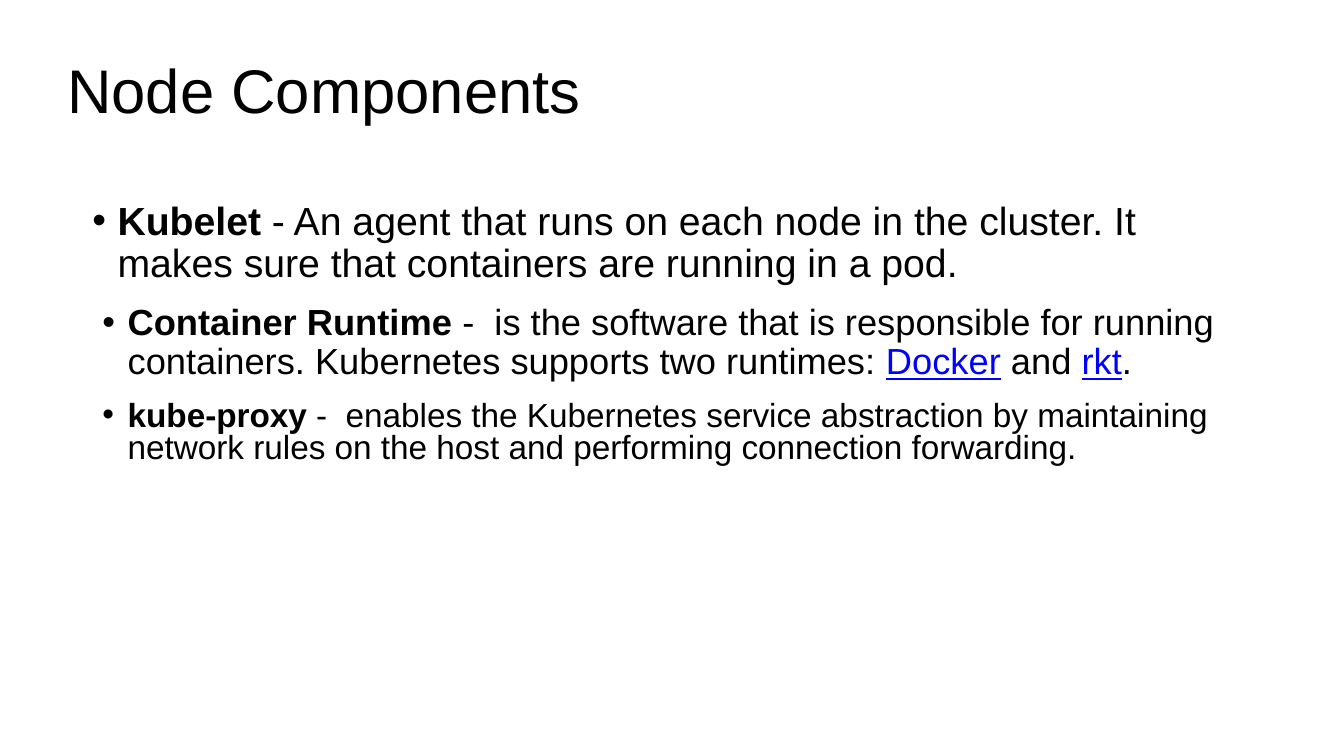
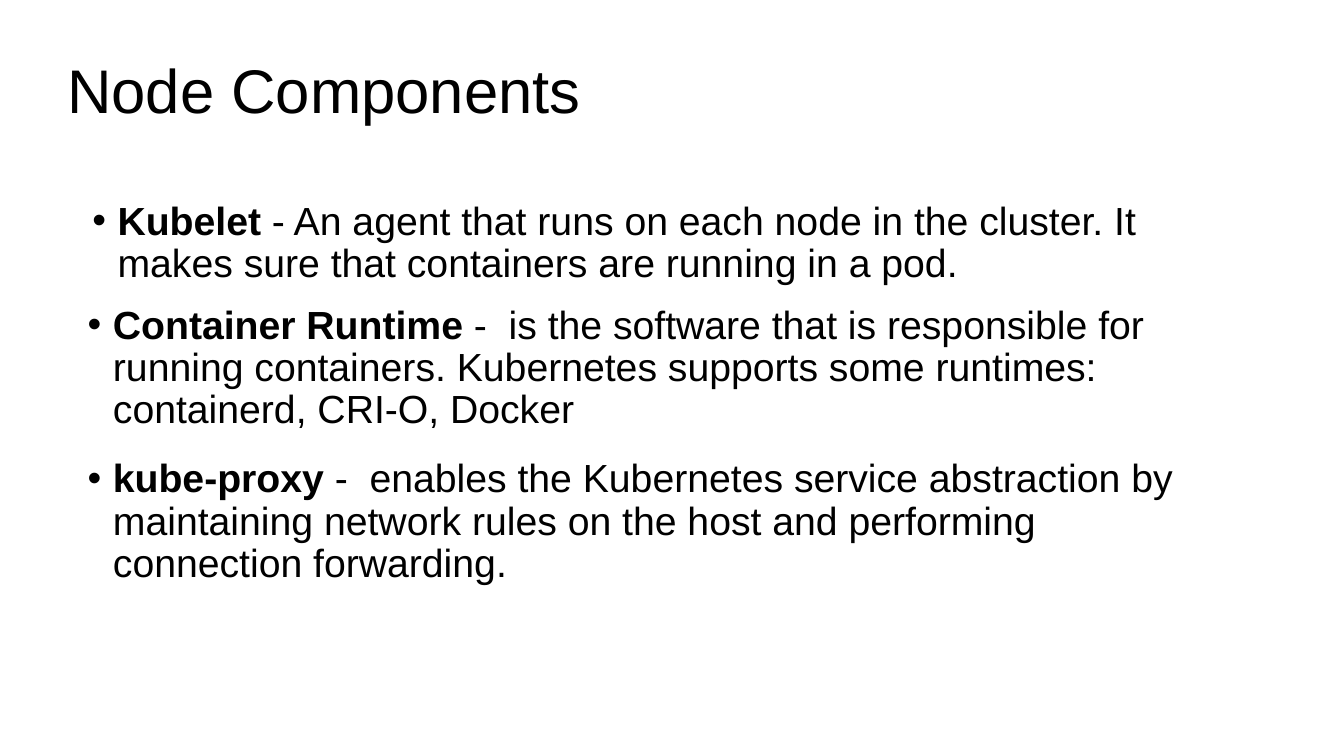
Before and after one commit to eylonmalin/k8s-training, a slide deck: slide 17 of day-2/Using Kubernetes Day 2.pptx. Drawn at 1344x756 pixels with LibreOffice and Linux fonts; fonts in the diff are those of the drawing. Boxes give left, top, right and bottom in pixels: in the first picture for what was removed or moved away, otherwise in the second. Text is boxed around its words. In the diff, an @@ line names an element or a change of style, - is before the commit and + after.

Commit message:
update ppt day2

```diff
--- a/day-2/Using Kubernetes Day 2.pptx
+++ b/day-2/Using Kubernetes Day 2.pptx
@@ text at (113, 310, 1144, 428): text changed; size 25.9 to 28 pt @@
-• Container Runtime - is the software that is responsible for running containers. Kubernetes supports two runtimes: Docker and rkt.
+• Container Runtime - is the software that is responsible for running containers. Kubernetes supports some runtimes: containerd, CRI-O, Docker
@@ text "kube-proxy - enables the Kubernetes ...": place and size @@
-text "kube-proxy - enables the Kubernetes ..." at (128, 403, 1207, 466)
+text "kube-proxy - enables the Kubernetes ..." at (113, 463, 1172, 585)
@@ text "kube-proxy - enables the Kubernetes ..." at (113, 463, 1172, 585): size 23.8 to 28 pt; line spacing 0.8 to 0.9 @@
```
Also in this commit, not shown: 14 other slides changed, 1 slide added.
